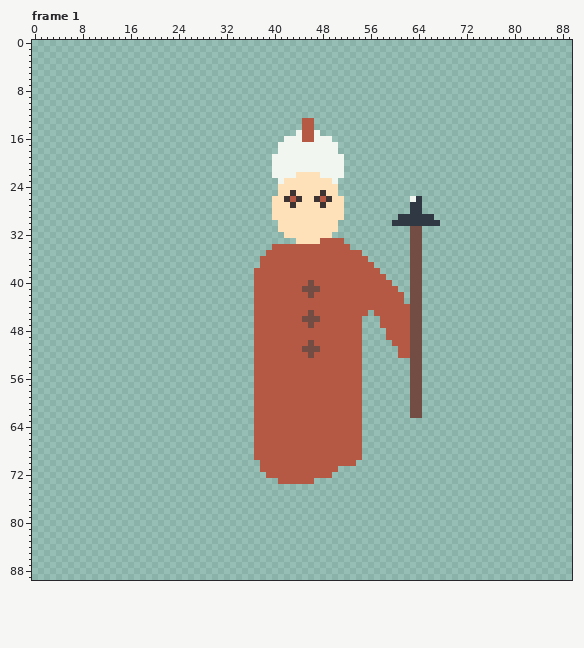
Edited in one commit: pixel-art file (Enemies/Enemy.aseprite). The first picture shows the starting point.
90x90 pixels, 2 frames. Shown: frame 1. The commit also changed other frames, which this record leaves out.
Now the later version:
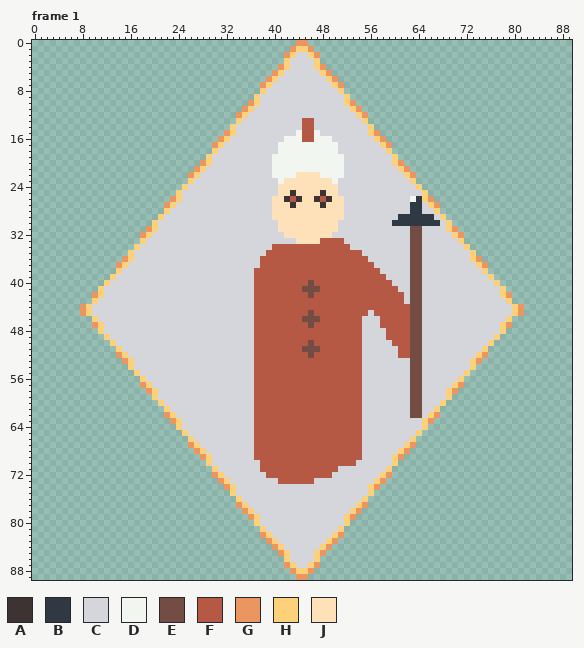
Palette (. is transparent): A #3d3333  B #303843  C #d5d6db  D #f1f6f0  E #734c44  F #b55945  G #eb9661  H #fdd179  J #fee1b8
Difference:
layer "Layer 1" now shown
Changed rows in their new state; - is an unchanged pixel.
Frame 1, layer "Layer 1":
first column x 8:
 0 ------------------------------------GG------------------------------------
 1 -----------------------------------GHHG-----------------------------------
 2 ----------------------------------GHCCHG----------------------------------
 3 ----------------------------------HCCCCH----------------------------------
 4 ---------------------------------GHCCCCHG---------------------------------
 5 --------------------------------GHCCCCCCHG--------------------------------
 6 -------------------------------GHCCCCCCCCHG-------------------------------
 7 ------------------------------GHCCCCCCCCCCHG------------------------------
 8 ------------------------------HCCCCCCCCCCCCH------------------------------
 9 -----------------------------HCCCCCCCCCCCCCCH-----------------------------
10 ----------------------------GHCCCCCCCCCCCCCCHG----------------------------
11 ---------------------------GHCCCCCCCCCCCCCCCCHG---------------------------
12 --------------------------GHCCCCCCCCCCCCCCCCCCHG--------------------------
13 --------------------------HCCCCCCCCCC--CCCCCCCCH--------------------------
14 -------------------------HCCCCCCCCCCC--CCCCCCCCCH-------------------------
15 ------------------------GHCCCCCCCCCC----CCCCCCCCHG------------------------
16 -----------------------GHCCCCCCCCC--------CCCCCCCHG-----------------------
17 ----------------------GHCCCCCCCCC----------CCCCCCCHG----------------------
18 ----------------------HCCCCCCCCCC----------CCCCCCCCH----------------------
19 ---------------------HCCCCCCCCCC------------CCCCCCCCH---------------------
20 --------------------GHCCCCCCCCCC------------CCCCCCCCHG--------------------
21 -------------------GHCCCCCCCCCCC------------CCCCCCCCCHG-------------------
22 ------------------GHCCCCCCCCCCCC------------CCCCCCCCCCHG------------------
23 ------------------HCCCCCCCCCCCCCC----------CCCCCCCCCCCCH------------------
24 -----------------HCCCCCCCCCCCCCCC----------CCCCCCCCCCCCCH-----------------
25 ----------------HCCCCCCCCCCCCCCCC----------CCCCCCCCCCCCCCH----------------
26 ---------------GHCCCCCCCCCCCCCCC------------CCCCCCCCCCC--HG---------------
27 --------------GHCCCCCCCCCCCCCCCC------------CCCCCCCCCCC--CHG--------------
28 --------------HCCCCCCCCCCCCCCCCC------------CCCCCCCCCCC--CCH--------------
29 -------------HCCCCCCCCCCCCCCCCCC------------CCCCCCCCC------CH-------------
30 ------------HCCCCCCCCCCCCCCCCCCCC----------CCCCCCCCC--------CH------------
31 -----------GHCCCCCCCCCCCCCCCCCCCC----------CCCCCCCCCCCC--CCCCHG-----------
32 ----------GHCCCCCCCCCCCCCCCCCCCCCC--------CCCCCCCCCCCCC--CCCCCHG----------
33 ----------HCCCCCCCCCCCCCCCCCCCCCCCCC--------CCCCCCCCCCC--CCCCCCH----------
34 ---------HCCCCCCCCCCCCCCCCCCCCCC-------------CCCCCCCCCC--CCCCCCCH---------
35 --------HCCCCCCCCCCCCCCCCCCCCCC----------------CCCCCCCC--CCCCCCCCH--------
36 -------GHCCCCCCCCCCCCCCCCCCCCC------------------CCCCCCC--CCCCCCCCHG-------
37 ------GHCCCCCCCCCCCCCCCCCCCCCC-------------------CCCCCC--CCCCCCCCCHG------
38 ------HCCCCCCCCCCCCCCCCCCCCCC---------------------CCCCC--CCCCCCCCCCH------
39 -----HCCCCCCCCCCCCCCCCCCCCCCC----------------------CCCC--CCCCCCCCCCCH-----
40 ----HCCCCCCCCCCCCCCCCCCCCCCCC-----------------------CCC--CCCCCCCCCCCCH----
41 ---HCCCCCCCCCCCCCCCCCCCCCCCCC------------------------CC--CCCCCCCCCCCCCH---
42 --GHCCCCCCCCCCCCCCCCCCCCCCCCC-------------------------C--CCCCCCCCCCCCCHG--
43 --HCCCCCCCCCCCCCCCCCCCCCCCCCC-------------------------C--CCCCCCCCCCCCCCH--
44 GHCCCCCCCCCCCCCCCCCCCCCCCCCCC----------------------------CCCCCCCCCCCCCCCHG
45 GHCCCCCCCCCCCCCCCCCCCCCCCCCCC-------------------C--------CCCCCCCCCCCCCCCHG
46 --HCCCCCCCCCCCCCCCCCCCCCCCCCC------------------CCC-------CCCCCCCCCCCCCCH--
47 --GHCCCCCCCCCCCCCCCCCCCCCCCCC------------------CCC-------CCCCCCCCCCCCCHG--
48 ---HCCCCCCCCCCCCCCCCCCCCCCCCC------------------CCCC------CCCCCCCCCCCCCH---
49 ----HCCCCCCCCCCCCCCCCCCCCCCCC------------------CCCC------CCCCCCCCCCCCH----
50 -----HCCCCCCCCCCCCCCCCCCCCCCC------------------CCCCC-----CCCCCCCCCCCH-----
51 ------HCCCCCCCCCCCCCCCCCCCCCC------------------CCCCCC----CCCCCCCCCCH------
52 ------GHCCCCCCCCCCCCCCCCCCCCC------------------CCCCCC----CCCCCCCCCHG------
53 -------GHCCCCCCCCCCCCCCCCCCCC------------------CCCCCCCC--CCCCCCCCHG-------
54 --------HCCCCCCCCCCCCCCCCCCCC------------------CCCCCCCC--CCCCCCCCH--------
55 ---------HCCCCCCCCCCCCCCCCCCC------------------CCCCCCCC--CCCCCCCH---------
56 ----------HCCCCCCCCCCCCCCCCCC------------------CCCCCCCC--CCCCCCH----------
57 ----------GHCCCCCCCCCCCCCCCCC------------------CCCCCCCC--CCCCCHG----------
58 -----------GHCCCCCCCCCCCCCCCC------------------CCCCCCCC--CCCCHG-----------
59 ------------HCCCCCCCCCCCCCCCC------------------CCCCCCCC--CCCCH------------
60 -------------HCCCCCCCCCCCCCCC------------------CCCCCCCC--CCCH-------------
61 --------------HCCCCCCCCCCCCCC------------------CCCCCCCC--CCH--------------
62 --------------GHCCCCCCCCCCCCC------------------CCCCCCCC--CHG--------------
63 ---------------GHCCCCCCCCCCCC------------------CCCCCCCCCCHG---------------
64 ----------------HCCCCCCCCCCCC------------------CCCCCCCCCCH----------------
65 -----------------HCCCCCCCCCCC------------------CCCCCCCCCH-----------------
66 ------------------HCCCCCCCCCC------------------CCCCCCCCH------------------
67 ------------------GHCCCCCCCCC------------------CCCCCCCHG------------------
68 -------------------GHCCCCCCCC------------------CCCCCCHG-------------------
69 --------------------GHCCCCCCC------------------CCCCCHG--------------------
70 ---------------------HCCCCCCCC----------------CCCCCCH---------------------
71 ----------------------HCCCCCCC-------------CCCCCCCCH----------------------
72 ----------------------GHCCCCCCC-----------CCCCCCCCHG----------------------
73 -----------------------GHCCCCCCCC------CCCCCCCCCCHG-----------------------
74 ------------------------GHCCCCCCCCCCCCCCCCCCCCCCHG------------------------
75 -------------------------HCCCCCCCCCCCCCCCCCCCCCCH-------------------------
76 --------------------------HCCCCCCCCCCCCCCCCCCCCH--------------------------
77 --------------------------GHCCCCCCCCCCCCCCCCCCHG--------------------------
78 ---------------------------GHCCCCCCCCCCCCCCCCHG---------------------------
79 ----------------------------GHCCCCCCCCCCCCCCHG----------------------------
80 -----------------------------HCCCCCCCCCCCCCCH-----------------------------
81 ------------------------------HCCCCCCCCCCCCH------------------------------
82 ------------------------------GHCCCCCCCCCCHG------------------------------
83 -------------------------------GHCCCCCCCCHG-------------------------------
84 --------------------------------GHCCCCCCHG--------------------------------
85 ---------------------------------GHCCCCHG---------------------------------
86 ----------------------------------HCCCCH----------------------------------
87 ----------------------------------GHCCHG----------------------------------
88 -----------------------------------GHHG-----------------------------------
89 ------------------------------------GG------------------------------------
Where, in picture pixels (left, top, right, bottom), the same in both pictures:
added: (80, 40, 524, 580)
